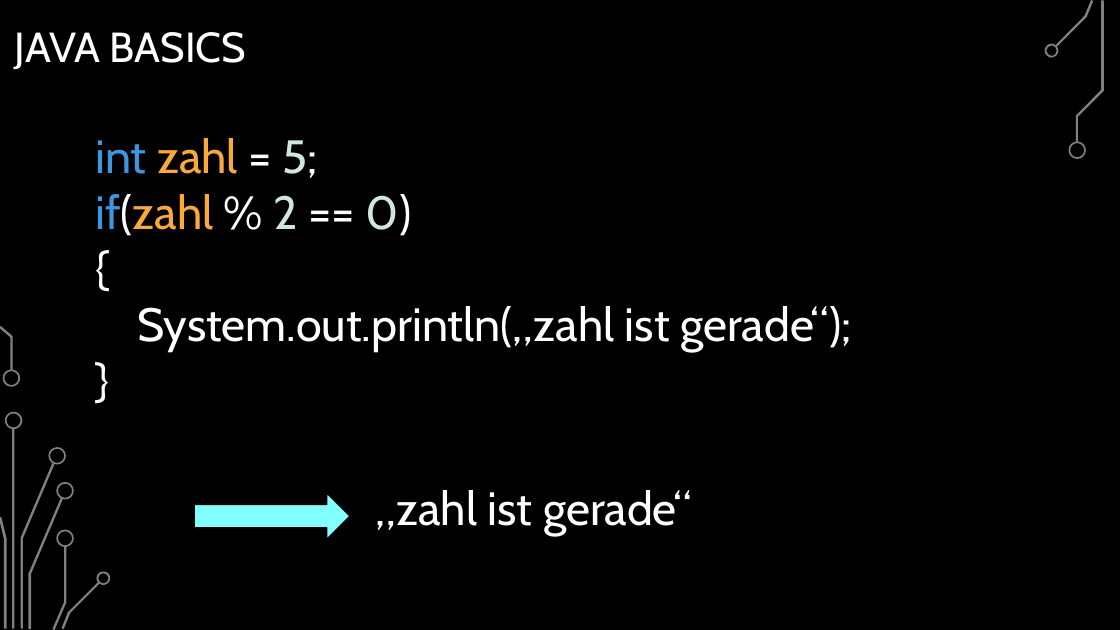
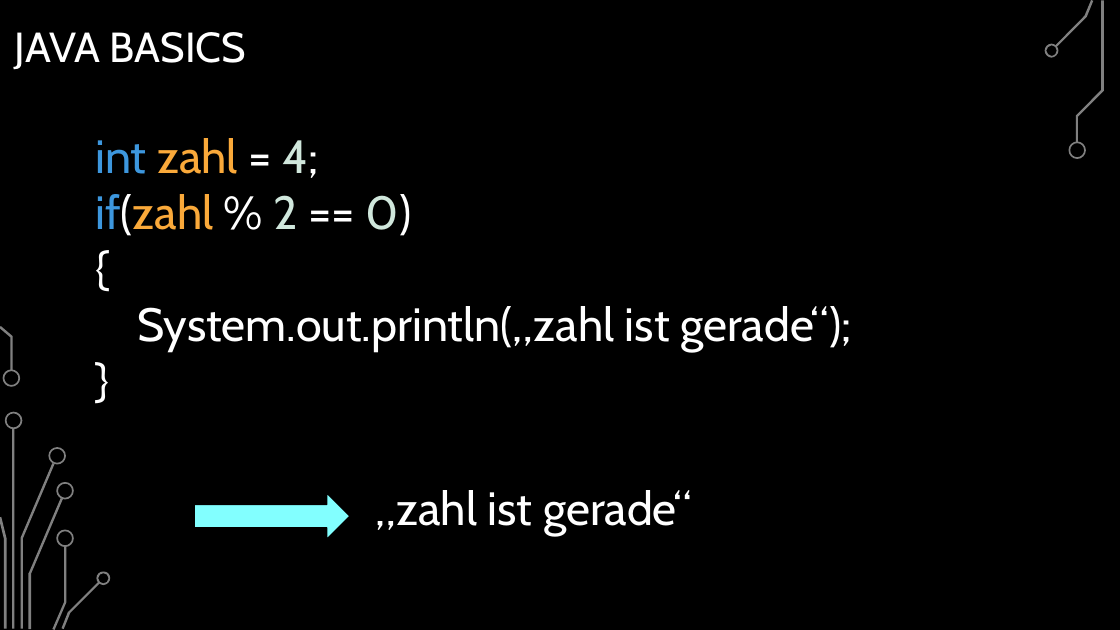
Before and after one commit to BelmontR/Java-Tutorial-Course, a slide deck: slide 34 of Java Grundkurs.pptx (slide 35 before the commit). Drawn at 1120x630 pixels with LibreOffice and Linux fonts; fonts in the diff are those of the drawing; background and template pictures are left out. Boxes give left, top, right and bottom in pixels: in the first picture for what was removed or moved away, otherwise in the second. Text is boxed around its words. In the diff, an @@ line names an element or a change of style, - is before the commit and + after.

```diff
--- a/Java Grundkurs.pptx
+++ b/Java Grundkurs.pptx
@@ text at <box>95,138,318,178</box>: text changed @@
-int zahl = 5;
+int zahl = 4;
```
Also in this commit, not shown: 3 other slides changed, 1 slide removed, 4 other files.
